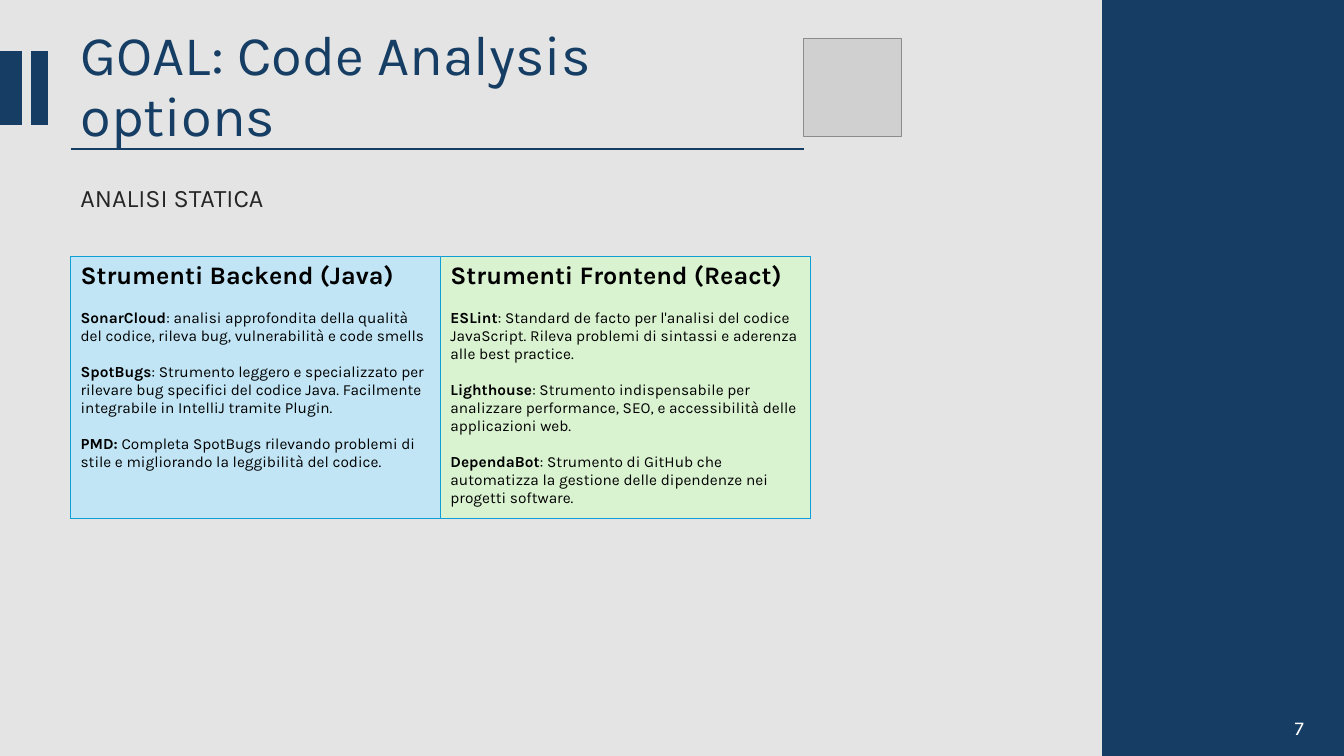
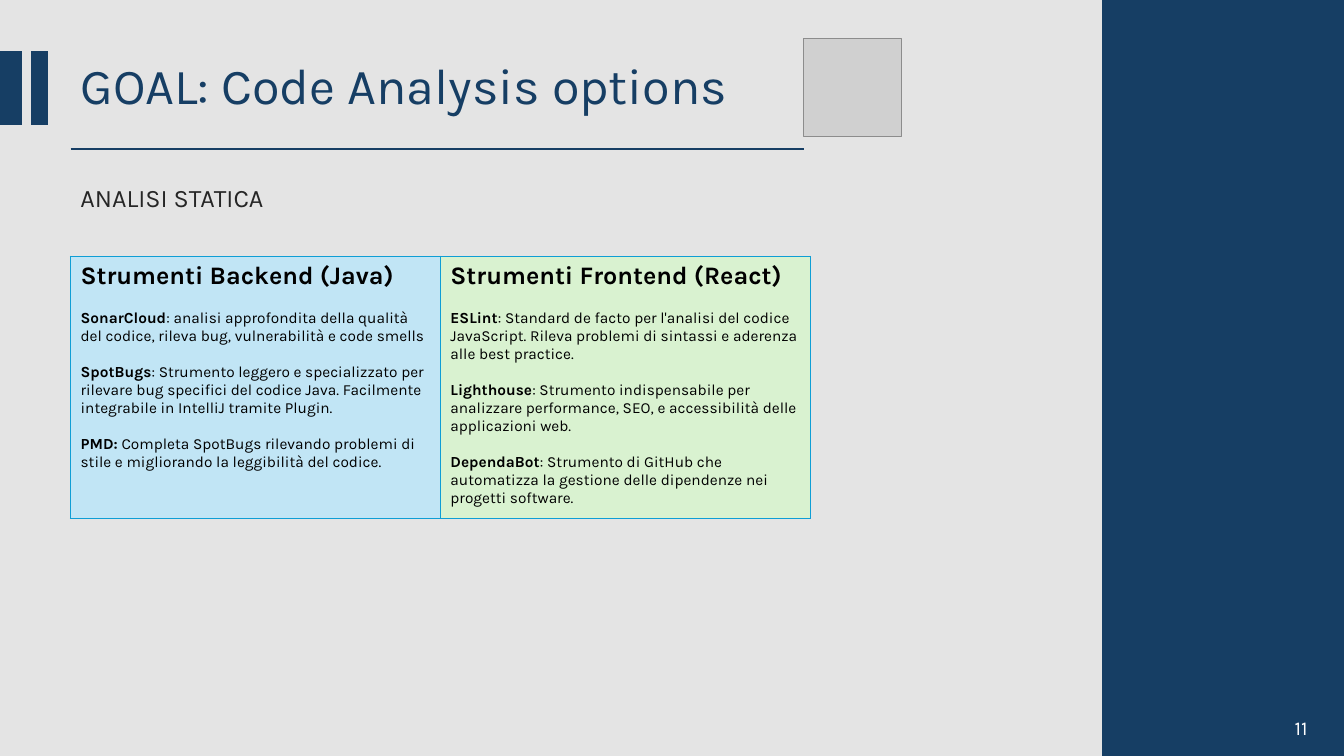
Before and after one commit to CSW-Teams/MS3-docs, a slide deck: slide 11 of ShiftsHappen/Sprint 2/CSW Sprint 2.pptm (slide 7 before the commit). Drawn at 1344x756 pixels with LibreOffice and Linux fonts; fonts in the diff are those of the drawing; grey boxes stand for pictures. Boxes give left, top, right and bottom in pixels: in the first picture for what was removed or moved away, otherwise in the second. Text is boxed around its words. In the diff, an @@ line names an element or a change of style, - is before the commit and + after.

```diff
--- a/ShiftsHappen/Sprint 2/CSW Sprint 2.pptm
+++ b/ShiftsHappen/Sprint 2/CSW Sprint 2.pptm
@@ title "GOAL: Code Analysis options" at bbox=[81, 69, 727, 116]: size 40 to 36 pt @@
@@ text at bbox=[1295, 722, 1308, 735]: text changed @@
-7
+11
```
Also in this commit, not shown: 8 other slides changed, 5 slides added, 1 slide removed, 1 other file.
